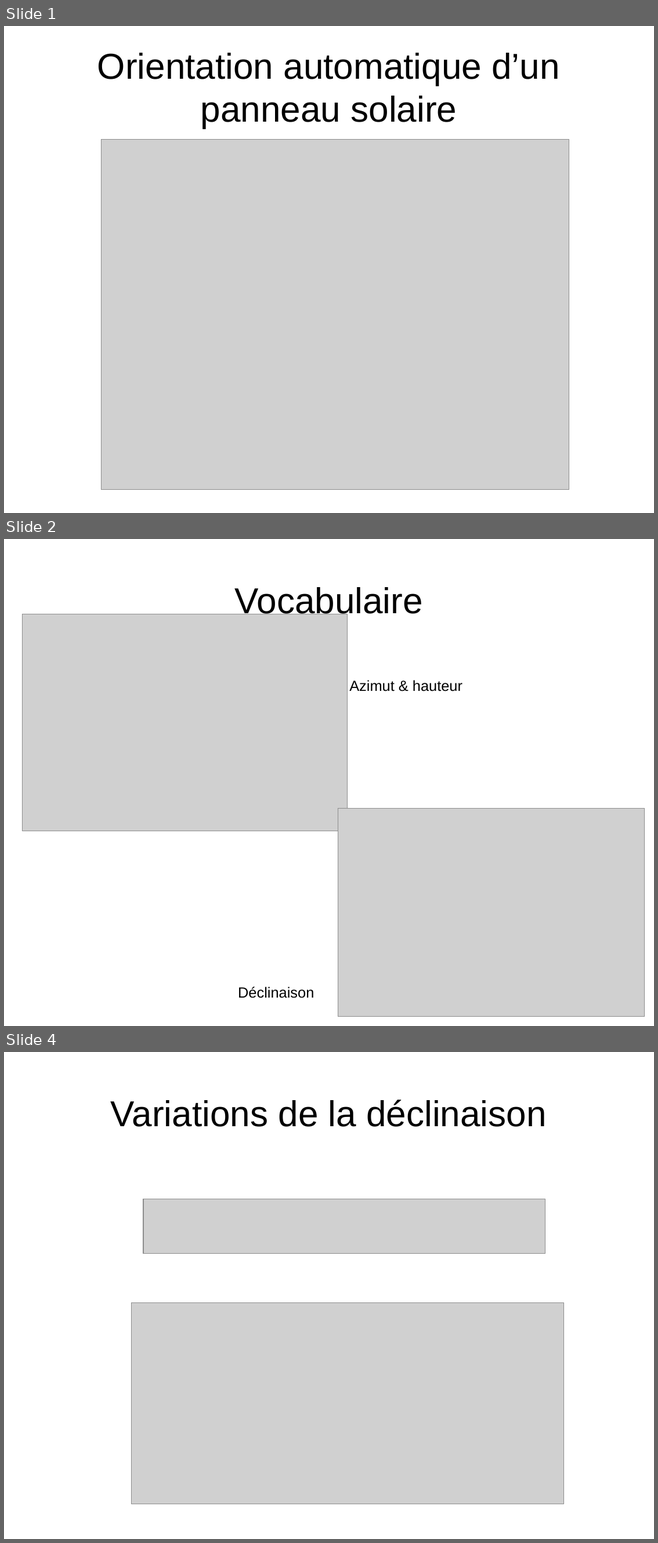
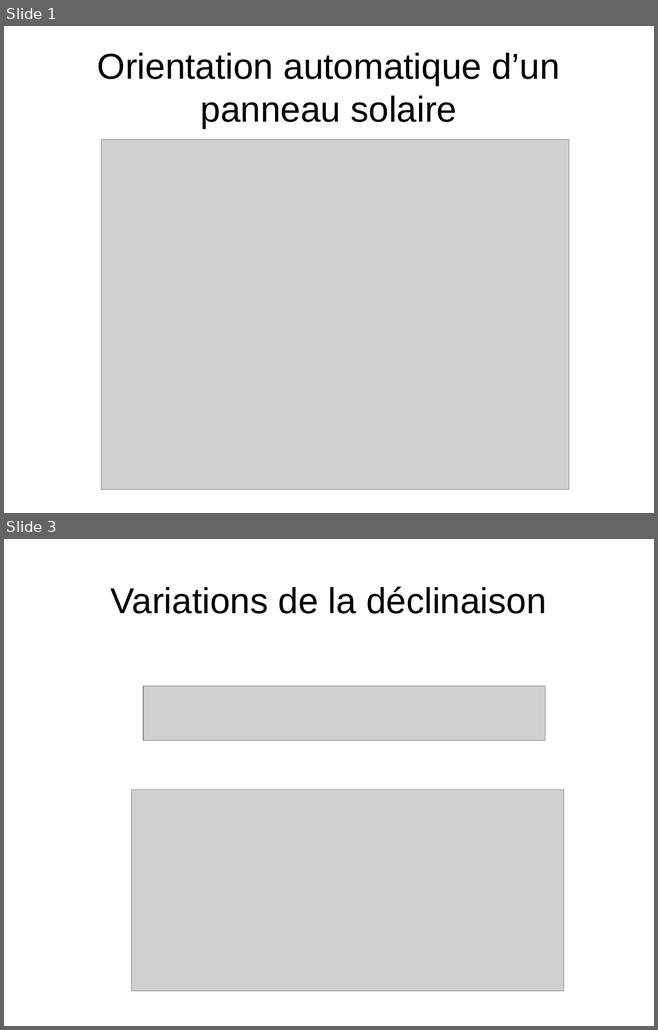
Before and after one commit to lovasoa/TIPE, a slide deck: presentation.odp. Shown one above the other, each under a label of ours: slides 1, 2 and 4 before the commit, slides 1 and 3 after it; the slides between them are not shown. The pictures are 658x1543 and 658x1030 pixels, drawn with LibreOffice and Linux fonts; fonts in the diff are those of the drawing; grey boxes stand for pictures. Boxes give left, top, right and bottom in pixels: in the first picture for what was removed or moved away, otherwise in the second. Text is boxed around its words. In the diff, an @@ line names an element or a change of style, - is before the commit and + after.

```diff
--- a/presentation.odp
+++ b/presentation.odp
@@ slide 2 removed at [4,539,654,1026], background #FFFFFF @@
@@ title removed at [235,587,423,620] @@
-Vocabulaire
@@ picture removed at [23,614,347,831] @@
@@ text removed at [349,680,462,692] @@
-Azimut & hauteur
@@ picture removed at [338,808,644,1017] @@
@@ text removed at [238,987,314,998] @@
-Déclinaison
@@ what was slide 4 is now slide 3 @@
```
Also in this commit, not shown: 4 slides changed, 6 other files.
